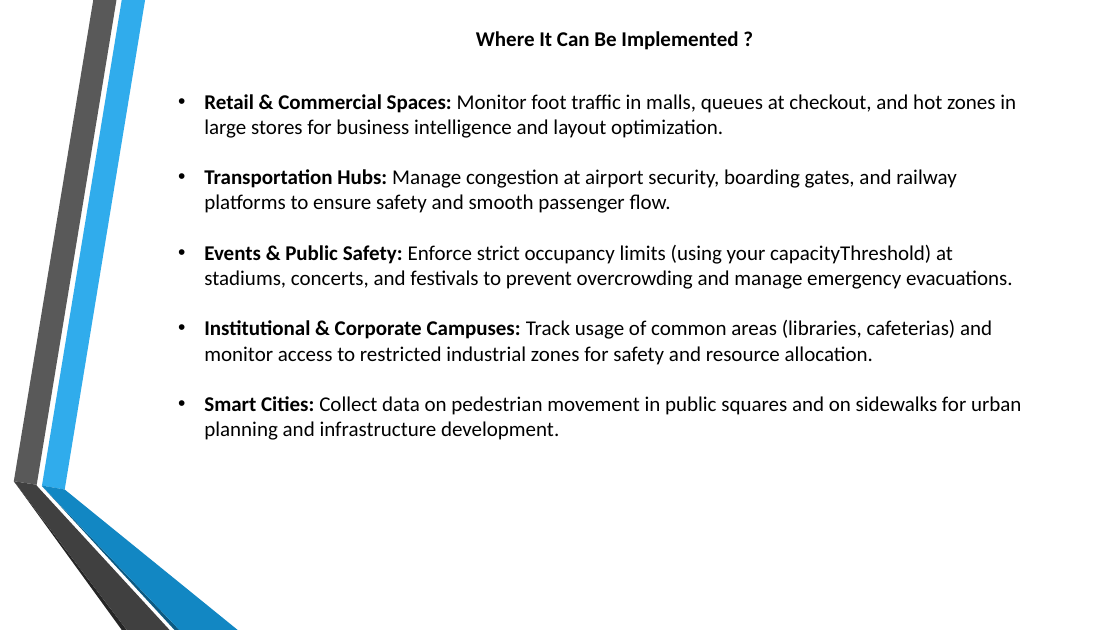
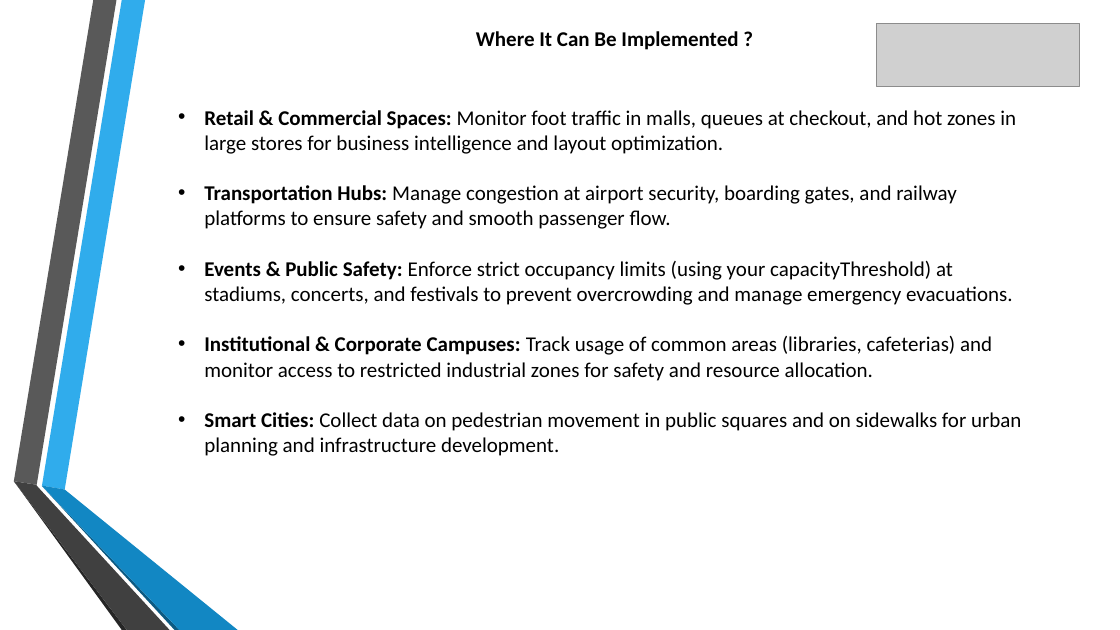
Before and after one commit to shanmuk27/infosys_crowdcount_october2025_Shanmuk, a slide deck: slide 7 of Crowd Count.pptx. Drawn at 1120x630 pixels with LibreOffice and Linux fonts; fonts in the diff are those of the drawing; grey boxes stand for pictures; background and template pictures are left out. Boxes give left, top, right and bottom in pixels: in the first picture for what was removed or moved away, otherwise in the second. Text is boxed around its words. In the diff, an @@ line names an element or a change of style, - is before the commit and + after.

```diff
--- a/Crowd Count.pptx
+++ b/Crowd Count.pptx
@@ picture added at (876, 23, 1081, 86) @@
@@ text "Retail & Commercial Spaces: Monitor ...": place and size @@
-text "Retail & Commercial Spaces: Monitor ..." at (204, 94, 1021, 440)
+text "Retail & Commercial Spaces: Monitor ..." at (204, 110, 1021, 456)
```
Also in this commit, not shown: 25 other slides changed.
